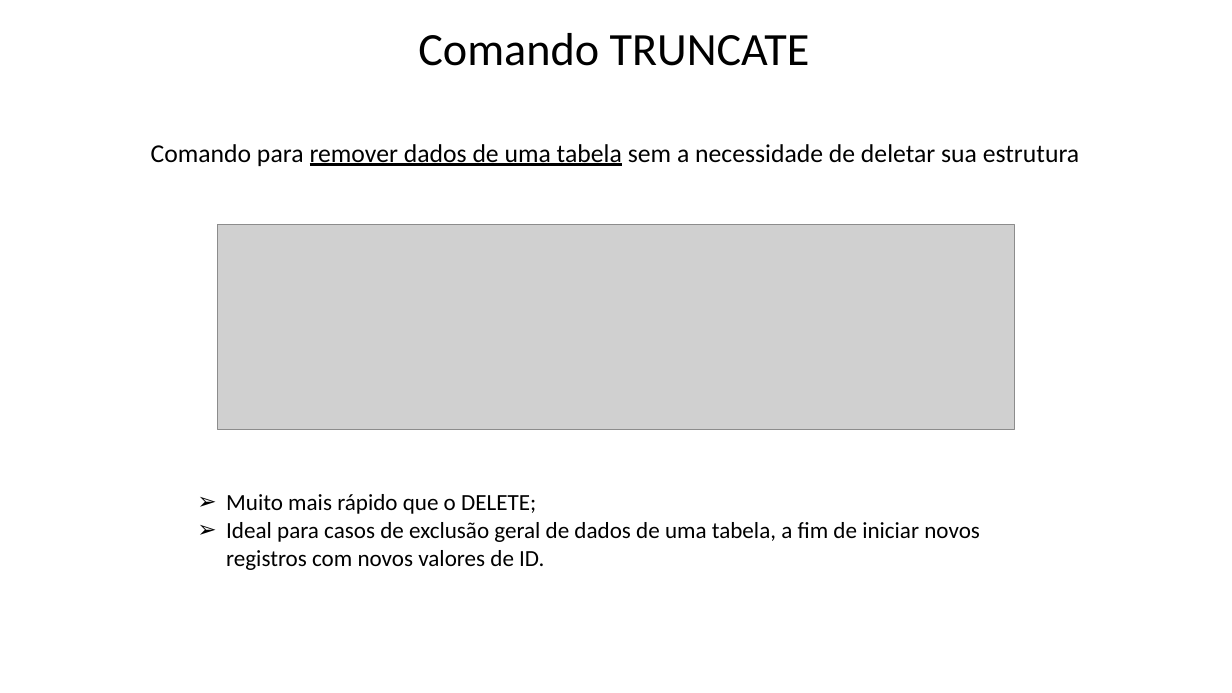
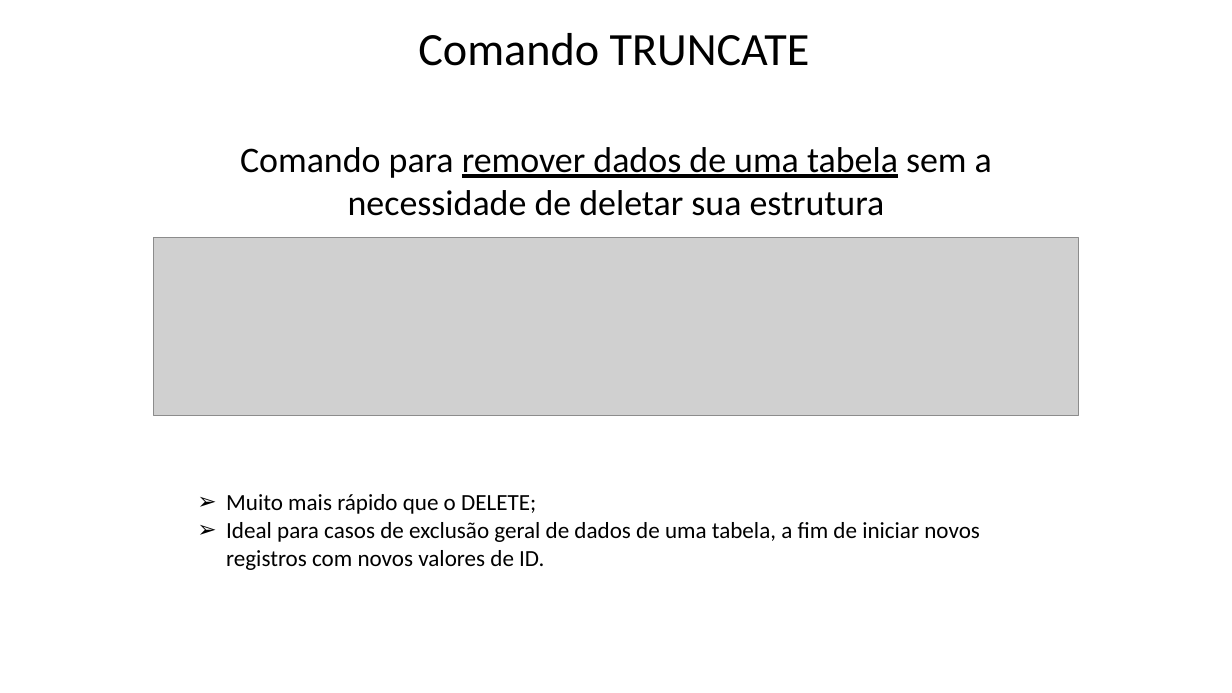
Before and after one commit to Felipe-Tagawa/C07-Monitoria, a slide deck: slide 8 of Aula 5/ComandosDDL.pptx. Drawn at 1232x693 pixels with LibreOffice and Linux fonts; fonts in the diff are those of the drawing; grey boxes stand for pictures; background and template pictures are left out. Boxes give left, top, right and bottom in pixels: in the first picture for what was removed or moved away, otherwise in the second. Text is boxed around its words. In the diff, an @@ line names an element or a change of style, - is before the commit and + after.

```diff
--- a/Aula 5/ComandosDDL.pptx
+++ b/Aula 5/ComandosDDL.pptx
@@ text "Comando para remover dados de ..." at (240, 147, 992, 216): size 20 to 28 pt; alignment left to centre @@
@@ picture: place and size @@
-picture at (217, 224, 1014, 429)
+picture at (153, 238, 1079, 416)
```
Also in this commit, not shown: 5 other slides changed, 4 slides added, 8 other files.
